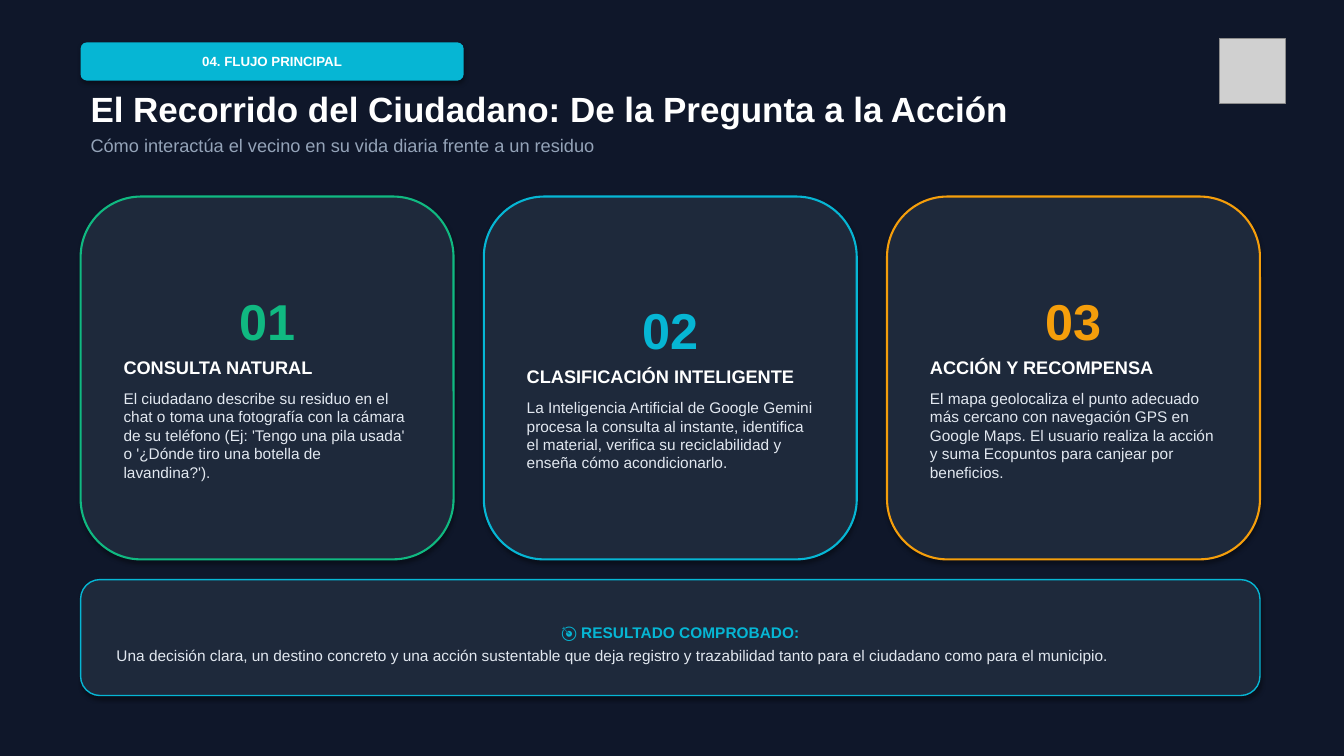
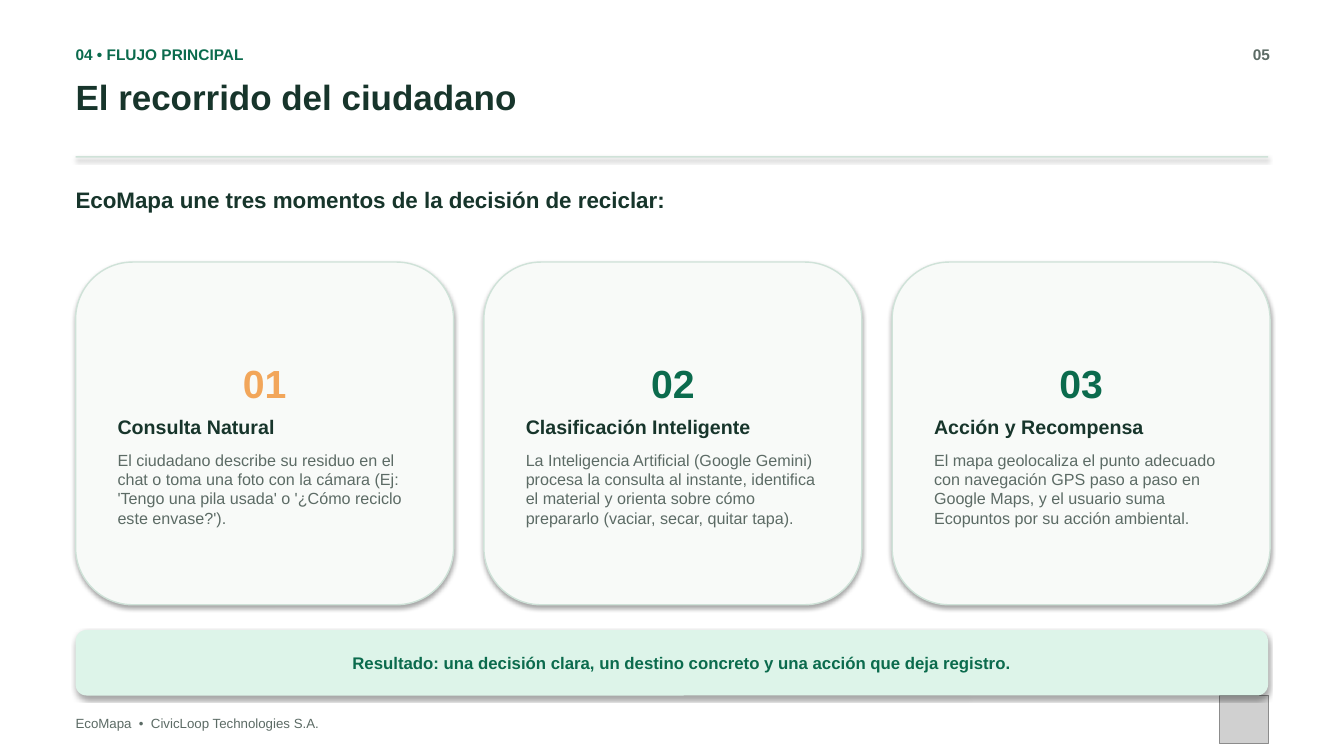
Before and after one commit to RomeroGerardo/EcoMapaLandinPage, a slide deck: slide 5 of Presentación - EcoMapa.pptx. Drawn at 1344x756 pixels with LibreOffice and Linux fonts; fonts in the diff are those of the drawing; grey boxes stand for pictures. Boxes give left, top, right and bottom in pixels: in the first picture for what was removed or moved away, otherwise in the second. Text is boxed around its words. In the diff, an @@ line names an element or a change of style, - is before the commit and + after.

Commit message:
docs: presentacion EcoMapa V2.1 con estetica limpia original (sin capturas ni diagramas) y branding CivicLoop Technologies SA

```diff
--- a/Presentación - EcoMapa.pptx
+++ b/Presentación - EcoMapa.pptx
@@ rectangle at [0, 0, 1344, 756]: fill #0F172A to #FFFFFF @@
@@ text at [76, 49, 243, 60]: text changed; size 9.5 to 11 pt; text colour #FFFFFF to #0B6B4D @@
-04. FLUJO PRINCIPAL
+04 • FLUJO PRINCIPAL
@@ text "04 • FLUJO PRINCIPAL": place and size @@
-text "04 • FLUJO PRINCIPAL" at [81, 42, 464, 81]
+text "04 • FLUJO PRINCIPAL" at [76, 49, 243, 60]
@@ text "04 • FLUJO PRINCIPAL" at [76, 49, 243, 60]: vertical alignment middle to top; fill #06B6D4 to none; shadow off @@
@@ text added at [1253, 49, 1270, 60], 11 pt, text #5C6B65, bold @@
+05
@@ text at [76, 84, 517, 111]: text changed; size 13 to 25 pt; text colour #94A3B8 to #17352B; bold on @@
-El Recorrido del Ciudadano: De la Pregunta a la Acción
-Cómo interactúa el vecino en su vida diaria frente a un residuo
+El recorrido del ciudadano
@@ rectangle added at [76, 156, 1268, 157], fill #CFE2D8 @@
@@ text added at [76, 191, 665, 213], 16 pt, text #17352B, bold @@
+EcoMapa une tres momentos de la decisión de reciclar:
@@ rounded rectangle "01": place and size @@
-rounded rectangle "01" at [81, 197, 454, 560]
+rounded rectangle "01" at [76, 262, 454, 605]
@@ rounded rectangle "01" at [76, 262, 454, 605]: fill #1E293B to #F8FAF8; outline #10B981 1.5 pt to #CFE2D8 1 pt @@
@@ rounded rectangle "02": place and size @@
-rounded rectangle "02" at [484, 197, 857, 560]
+rounded rectangle "02" at [484, 262, 862, 605]
@@ rounded rectangle "02" at [484, 262, 862, 605]: fill #1E293B to #F8FAF8; outline #06B6D4 1.5 pt to #CFE2D8 1 pt @@
@@ rounded rectangle "03": place and size @@
-rounded rectangle "03" at [887, 197, 1260, 560]
+rounded rectangle "03" at [892, 262, 1270, 605]
@@ rounded rectangle "03" at [892, 262, 1270, 605]: fill #1E293B to #F8FAF8; outline #F59E0B 1.5 pt to #CFE2D8 1 pt @@
@@ text in rounded rectangle at [243, 370, 287, 399]: size 36 to 28 pt, text colour #10B981 to #F2A65A in "01" @@
@@ text in rounded rectangle at [651, 370, 695, 399]: size 36 to 28 pt, text colour #06B6D4 to #0B6B4D in "02" @@
@@ text in rounded rectangle at [1059, 370, 1103, 399]: size 36 to 28 pt, text colour #F59E0B to #0B6B4D in "03" @@
@@ text in rounded rectangle at [118, 419, 402, 527]: text changed; size 11 to 11.5 pt; text colour #E2E8F0 to #5C6B65 @@
-CONSULTA NATURAL
-El ciudadano describe su residuo en el chat o toma una fotografía con la cámara de su teléfono (Ej: 'Tengo una pila usada' o '¿Dónde tiro una botella de lavandina?').
+Consulta Natural
+El ciudadano describe su residuo en el chat o toma una foto con la cámara (Ej: 'Tengo una pila usada' o '¿Cómo reciclo este envase?').
@@ text in rounded rectangle at [526, 419, 815, 527]: text changed; size 11 to 11.5 pt; text colour #E2E8F0 to #5C6B65 @@
-CLASIFICACIÓN INTELIGENTE
-La Inteligencia Artificial de Google Gemini procesa la consulta al instante, identifica el material, verifica su reciclabilidad y enseña cómo acondicionarlo.
+Clasificación Inteligente
+La Inteligencia Artificial (Google Gemini) procesa la consulta al instante, identifica el material y orienta sobre cómo prepararlo (vaciar, secar, quitar tapa).
@@ text in rounded rectangle at [934, 419, 1216, 527]: text changed; size 11 to 11.5 pt; text colour #E2E8F0 to #5C6B65 @@
-ACCIÓN Y RECOMPENSA
-El mapa geolocaliza el punto adecuado más cercano con navegación GPS en Google Maps. El usuario realiza la acción y suma Ecopuntos para canjear por beneficios.
+Acción y Recompensa
+El mapa geolocaliza el punto adecuado con navegación GPS paso a paso en Google Maps, y el usuario suma Ecopuntos por su acción ambiental.
@@ rounded rectangle "Resultado: una decisión clara, un ...": place and size @@
-rounded rectangle "Resultado: una decisión clara, un ..." at [81, 580, 1260, 696]
+rounded rectangle "Resultado: una decisión clara, un ..." at [76, 630, 1268, 696]
@@ rounded rectangle "Resultado: una decisión clara, un ..." at [76, 630, 1268, 696]: fill #1E293B to #DDF4E9; outline #06B6D4 1 pt to none @@
@@ text in rounded rectangle at [352, 656, 1010, 673]: text changed; size 11 to 12 pt; text colour #E2E8F0 to #0B6B4D; bold on @@
-🎯 RESULTADO COMPROBADO:
-Una decisión clara, un destino concreto y una acción sustentable que deja registro y trazabilidad tanto para el ciudadano como para el municipio.
+Resultado: una decisión clara, un destino concreto y una acción que deja registro.
@@ text added at [76, 718, 319, 731], 9.5 pt, text #5C6B65 @@
+EcoMapa • CivicLoop Technologies S.A.
@@ picture: place and size @@
-picture at [1220, 38, 1286, 104]
+picture at [1220, 696, 1268, 744]
```
Also in this commit, not shown: 9 other slides changed, 3 slides added, 3 slides removed, 1 other file.
